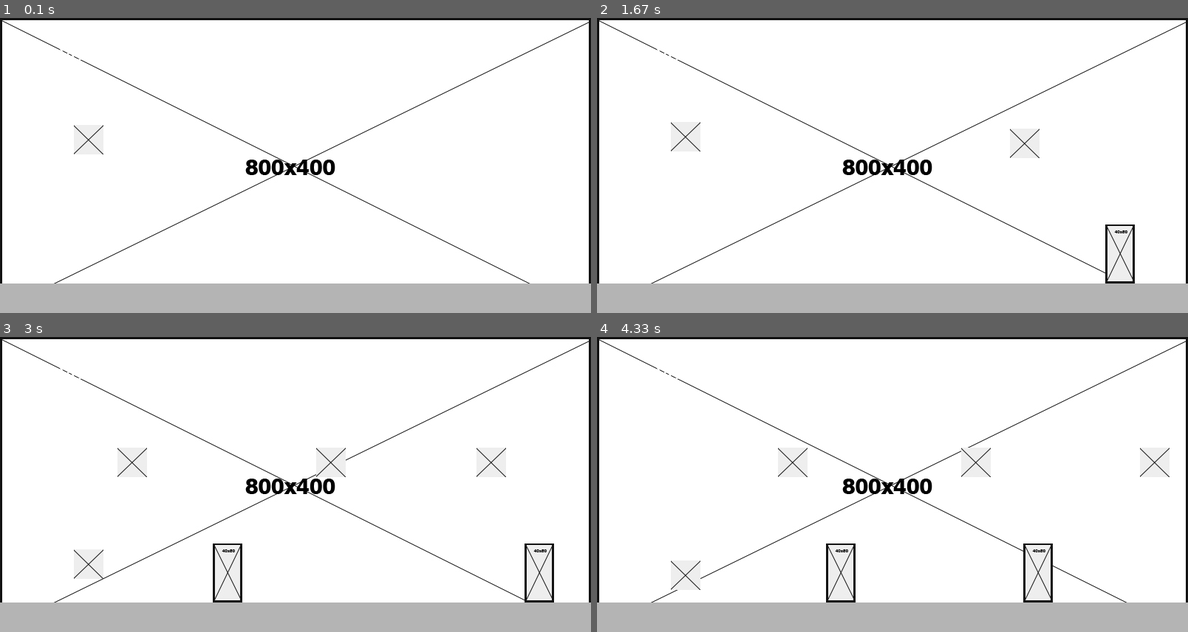
Above: before the commit, frames 1-4 (two rows, left to right).
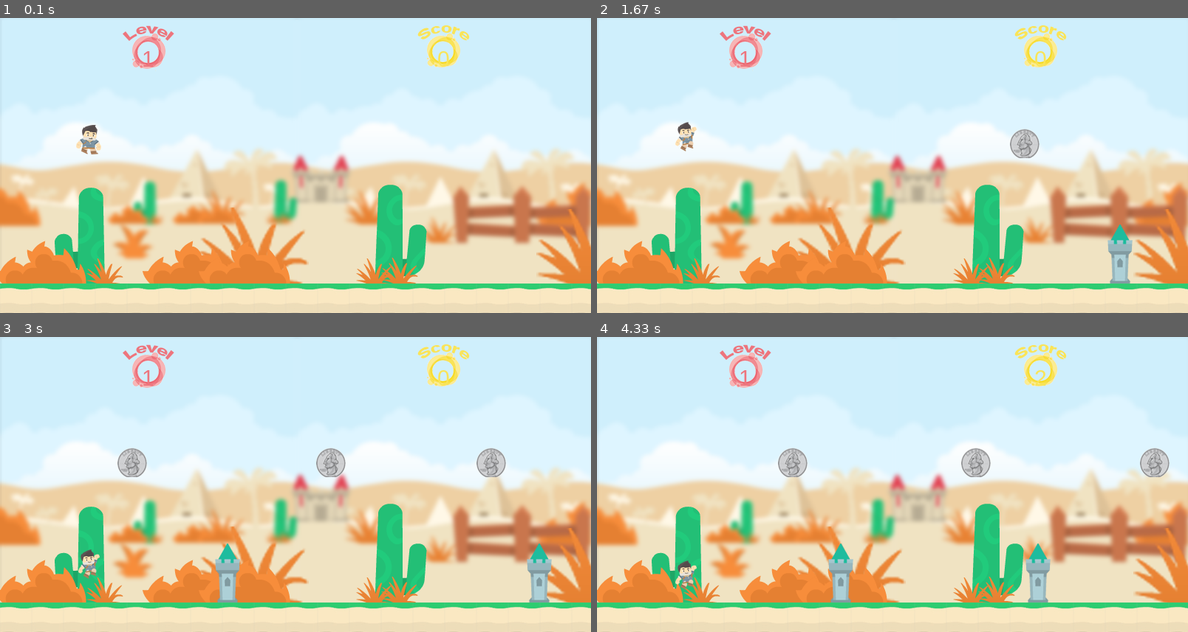
Above: after the commit, the same moments.

Repository: Mrbanano/pygame01
Game: pygame game, started from main.py
Two runs of this game, one before a commit and one after it. Both use one fixed random seed, a clock stepped at 60 frames per second and the inputs below.
Inputs:
- Up to frame 1 (0.1 s): no input
- Up to frame 2 (1.67 s): hold Up 0.33-0.8 s; hold Up 0.83-1.2 s; hold Up 1.23-1.53 s
- Up to frame 3 (3 s): hold Up 1.97-2.27 s; hold Up 2.3-2.67 s
- Up to frame 4 (4.33 s): hold Up 3.03-3.4 s; hold Up 3.77-4.13 s; hold Up from 4.17 s (still down)

The runs differ from the first frame. In frame 1, 94% of the frame differs, in the area x 0-100%, y 0-100%; in frame 2, 94%; in frame 3, 94%; in frame 4, 94%.

Commit message:
fix score and level

Diff:
--- a/game/coin.py
+++ b/game/coin.py
@@ -7,7 +7,7 @@
     def __init__(self, pos_x ,pos_y,dir_img):
         pygame.sprite.Sprite.__init__(self)
 
-        self.image = pygame.image.load( os.path.join(dir_img,'coin.jpg'))
+        self.image = pygame.image.load( os.path.join(dir_img,'coin.png'))
 
         self.rect = self.image.get_rect()
         self.rect.x= pos_x
--- a/game/config.py
+++ b/game/config.py
@@ -11,6 +11,8 @@
 RED=(255,0,0)
 WHITE=(255,255,255)
 YELLOW=(255,255,0)
+CUSTOM1=(237,117,125)
+CUSTOM2=(249,228,88)
 
 PLAYER_GRAV= 1.2
 SPEED = 5
@@ -18,4 +20,4 @@
 MAX_WALLS = 10
 MAX_COINS = 15
 
-FONT= 'ARIAL'
+FONT= 'ARIAL bold'
--- a/game/game.py
+++ b/game/game.py
@@ -35,7 +35,7 @@
         self.level=0
         self.playing= True
 
-        self.background = pygame.image.load(os.path.join(self.dir_img,'bg.jpg'))
+        self.background = pygame.image.load(os.path.join(self.dir_img,'bg.png'))
         self.platform_bg = pygame.image.load(os.path.join(self.dir_img,'platform.jpg'))
 
         self.generate_elements()
@@ -160,18 +160,18 @@
             element.stop()
 
     def score_format(self):
-        return 'Score: {}'.format(self.score)
+        return '{}'.format(self.score)
 
     def level_format(self):
-        return 'Level: {}'.format(self.level)
+        return '{}'.format(self.level)
 
     def draw_text (self):
-        self.display_text(self.score_format(),30, WHITE, WITDH//2,30)
-        self.display_text(self.level_format(),30, WHITE, WITDH//8,30)
+        self.display_text(self.score_format(),30, CUSTOM2, 600,38)
+        self.display_text(self.level_format(),30, CUSTOM1, 200,38)
 
         if not self.playing:
             self.display_text('Game Over ',60, RED, WITDH//2,HEIGHT//2)
-            self.display_text('R to Restar ',15, RED, WITDH//2,HEIGHT//2+90)
+            self.display_text('R to Restar ',30, RED, WITDH//2,HEIGHT//2+40)
 
     def display_text(self,text,size,color,pos_x,pos_y):
         font = pygame.font.Font(self.font,size)
--- a/game/player.py
+++ b/game/player.py
@@ -8,7 +8,15 @@
     def __init__(self,left,bottom,dir_img):
         pygame.sprite.Sprite.__init__(self)
 
-        self.image = pygame.image.load( os.path.join(dir_img,'player.jpg'))
+        self.images=(
+            pygame.image.load( os.path.join(dir_img,'player.png')),
+            pygame.image.load( os.path.join(dir_img,'player_1.png')),
+            pygame.image.load( os.path.join(dir_img,'player_2.png')),
+            pygame.image.load( os.path.join(dir_img,'player3.png')),
+            pygame.image.load( os.path.join(dir_img,'player_4.png'))
+        )
+
+        self.image= self.images[0]
 
         self.rect = self.image.get_rect()
         self.rect.left= left
@@ -33,6 +41,8 @@
         self.vel_y = 0
         self.can_jump= True
 
+        self.image= self.images[4]
+
     def validate_platform(self,platform):
        result = pygame.sprite.collide_rect(self, platform)
        if result:
@@ -40,10 +50,14 @@
            self.pos_y = platform.rect.top
            self.can_jump =True
 
+           self.image= self.images[1]
+
     def jump(self):
         if self.can_jump:
             self.vel_y= -20
             self.can_jump = False
+
+            self.image= self.images[2]
 
     def update_pos(self):
         self.vel_y += PLAYER_GRAV
@@ -57,3 +71,4 @@
 
     def stop(self):
         self.playing = False
+        self.image= self.images[3]
--- a/game/wall.py
+++ b/game/wall.py
@@ -8,7 +8,7 @@
 
         pygame.sprite.Sprite.__init__(self)
 
-        self.image = pygame.image.load( os.path.join(dir_img,'wall.jpg'))
+        self.image = pygame.image.load( os.path.join(dir_img,'wall.png'))
 
         self.rect = self.image.get_rect()
         self.rect.left = left
Not shown, changed: README.md
Binary file changed: game/source/sprites/bg.jpg
Binary file added: game/source/sprites/bg.png
Binary file added: game/source/sprites/coin.png
Binary file changed: game/source/sprites/platform.jpg
Binary file added: game/source/sprites/player.png
Binary file added: game/source/sprites/player3.png
Binary file added: game/source/sprites/player_1.png
Binary file added: game/source/sprites/player_2.png
Binary file added: game/source/sprites/player_4.png
Binary file added: game/source/sprites/wall.png
